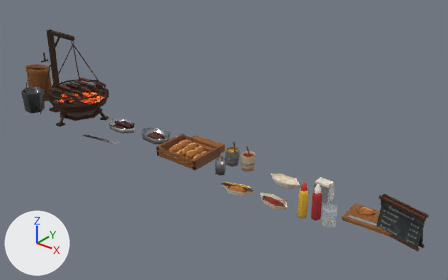
An edit to the glTF model site/public/models/prop_wurst_counter.lite.glb, drawn before and after from the same camera.
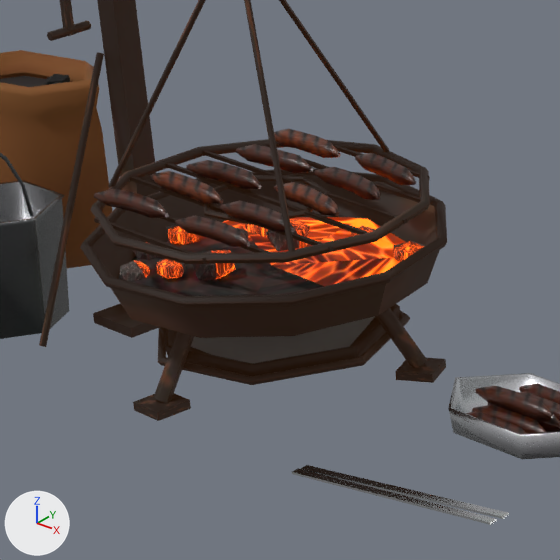
The first picture shows the older version from a 50 mm lens placed at (2.71, -2.74, 1.93), pointed at (0.41, 0.13, 0.15). The close-ups show the older and then the newer version on the part from 7% to 29% of the width and 20% to 54% of the height of that picture. Only the edits that show in the close-ups are written down. The axes (+X, +Y, +Z) are drawn at lower left. The lights are the same throughout. Where no turn or scale is listed for an object, it has been applied to the vertices. Vertices at exactly the same position are counted once.

The older version as bpy lines, for what is in view:
```python
me_act_grill_mesh = bpy.data.meshes.new('act_grill_mesh')
me_act_grill_mesh.from_pydata(...)  # 399 vertices, 684 faces; spans x -0.276..0.276, y -0.233..0.233, z -0.321..0.321
# faces by material slot: [678, 6]
me_act_grill_mesh.materials.append(mat_grill_iron)
me_act_grill_mesh.materials.append(mat_vendor_atlas)
me_act_sausage_4_mesh = bpy.data.meshes.new('act_sausage_4_mesh')
me_act_sausage_4_mesh.from_pydata(...)  # 32 vertices, 60 faces; spans x -0.0646..0.0663, y -0.0178..0.014, z -0.0119..0.0119
me_act_sausage_4_mesh.materials.append(mat_vendor_atlas)
me_coals_mesh = bpy.data.meshes.new('coals_mesh')
me_coals_mesh.from_pydata(...)  # 160 vertices, 268 faces; spans x -0.99..0.99, y -1.0..1.0, z -0.15..0.15
me_coals_mesh.materials.append(mat_coal_glow)
ob_act_grill_mesh = bpy.data.objects.new('act_grill_mesh', me_act_grill_mesh)
ob_act_grill_mesh.location = (-0.941, 0.0, 0.319)
ob_act_sausage_4_mesh = bpy.data.objects.new('act_sausage_4_mesh', me_act_sausage_4_mesh)
ob_act_sausage_4_mesh.location = (-0.97, 0.002, 0.246)
ob_coals_mesh = bpy.data.objects.new('coals_mesh', me_coals_mesh)
ob_coals_mesh.parent = ob_coals
ob_coals_mesh.location = (0.00631, 0.0, 0.0723)
ob_coals_mesh.scale = (0.194, 0.194, 0.194)
# also in view: 'act_sausage_6_mesh' at (-0.97, 0.08, 0.25); 'act_sausage_2_mesh' at (-0.97, -0.06, 0.25); 'act_sausage_9_mesh' at (-0.83, 0.14, 0.25); 'act_grill_swing_mesh' at (-0.9, 0.0, 0.4); 'act_sausage_0_mesh' at (-0.98, -0.14, 0.25)
```
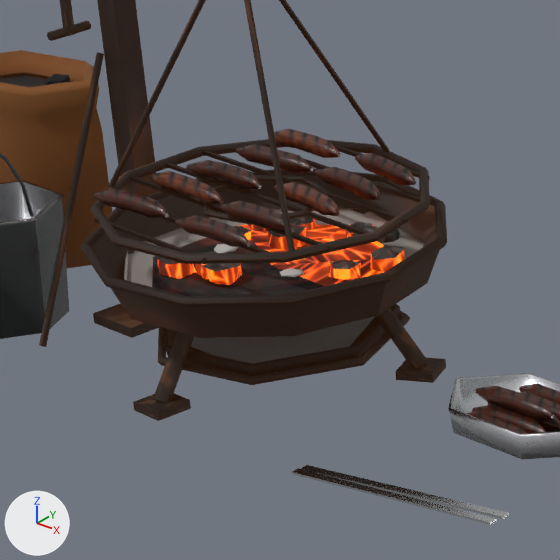
Location of each change, (x1, y1, x2, y2) in pixels of the close-ups (560 x 560 px; the box of a moved part takes in the faces that stretch with it):
'coals_mesh', reshaped, moved, rescaled (10% taller): before (119, 217, 425, 296); after (124, 209, 425, 296)
part 1 of me_act_grill_mesh, surface changed: (102, 117, 158, 330) in both
part 2 of me_coals_mesh, moved or reshaped: before (130, 217, 405, 289); after (152, 225, 384, 289)
part 3 of me_coals_mesh, moved or reshaped: before (238, 228, 248, 239); after (234, 226, 251, 240)
part 4 of me_coals_mesh, moved or reshaped: before (133, 242, 158, 260); after (248, 224, 268, 231)
part 5 of me_coals_mesh, moved or reshaped (mostly hidden before): before (244, 224, 257, 234); after (267, 225, 306, 250)
part 6 of me_coals_mesh, moved or reshaped: before (156, 258, 185, 279); after (195, 251, 217, 279)
part 7 of me_coals_mesh, moved or reshaped: before (266, 219, 310, 251); after (345, 221, 373, 238)
part 8 of me_coals_mesh, moved or reshaped (mostly hidden afterwards): before (192, 250, 236, 281); after (347, 225, 378, 237)
part 9 of me_coals_mesh, moved or reshaped: before (393, 241, 425, 261); after (290, 216, 316, 231)
part 10 of me_coals_mesh, moved or reshaped (not visible afterwards): before (119, 260, 150, 281)
part 11 of me_coals_mesh, moved or reshaped: before (351, 226, 376, 237); after (329, 259, 361, 280)
part 12 of me_coals_mesh, moved or reshaped (mostly hidden before): before (255, 226, 268, 237); after (156, 257, 196, 279)
part 13 of me_coals_mesh, moved or reshaped: before (166, 225, 200, 245); after (201, 263, 242, 285)
part 14 of me_coals_mesh, added: after (124, 209, 425, 287)
part 15 of me_coals_mesh, added: after (371, 229, 405, 272)
part 16 of me_coals_mesh, added: after (280, 268, 304, 277)
part 17 of me_coals_mesh, added: after (213, 244, 238, 253)

What changed in the scene script:
```text
Change me_act_grill_mesh:
    where me_act_grill_mesh.from_pydata(...)  # 399 vertices, 684 faces; spans x -0.276..0.276, y -0.233..0.233, z -0.321..0.321
    me_act_grill_mesh part 1: 34 kept faces spanning x -0.261..0.049, y -0.07..0.07, z -0.319..0.321 get new texture (UV) coordinates
Change me_coals_mesh:
    used by ob_coals_mesh; parent = ob_coals; location = (0.00631, 0.0, 0.0723); scale = (0.194, 0.194, 0.194)
    remove me_coals_mesh.from_pydata(...)  # 160 vertices, 268 faces; spans x -0.99..0.99, y -1.0..1.0, z -0.15..0.15
    add me_coals_mesh.from_pydata(...)  # 236 vertices, 390 faces; spans x -0.97..0.97, y -1.0..1.0, z -0.16..0.16
    me_coals_mesh part 2: the loose piece of 16 vertices spanning x -0.96..0.99, y -1.0..1.0, z -0.11..-0.03 is scaled about its middle by 0.974, then moved by (-0.02, 0.0, -0.01)
    me_coals_mesh part 3: the loose piece of 12 vertices spanning x -0.72..-0.53, y 0.08..0.27, z -0.11..0.04 is turned -165.7 degrees about the z axis through its middle and scaled by 1.05, then moved by (0.01, 0.01, -0.02)
    me_coals_mesh part 4: the loose piece of 12 vertices spanning x -0.95..-0.77, y -0.46..-0.3, z -0.11..0.05 is turned 19.7 degrees about the z axis through its middle and scaled by 1.11, then moved by (0.2, 0.81, -0.03)
    me_coals_mesh part 5: the loose piece of 12 vertices spanning x -0.77..-0.52, y 0.31..0.59, z -0.15..0.06 is turned 111.5 degrees about the z axis through its middle and scaled by 0.932, then moved by (0.38, -0.15, 0.04)
    me_coals_mesh part 6: the loose piece of 12 vertices spanning x -0.52..-0.32, y -0.64..-0.42, z -0.06..0.09 is turned -74.8 degrees about the z axis through its middle and scaled by 1.26, then moved by (0.22, 0.18, 0.01)
    me_coals_mesh part 7: the loose piece of 12 vertices spanning x -0.4..-0.12, y 0.18..0.48, z -0.11..0.13 is turned 30.9 degrees about the z axis through its middle and scaled by 0.72, then moved by (0.23, 0.39, -0.06)
    me_coals_mesh part 8: the loose piece of 12 vertices spanning x -0.31..-0.05, y -0.5..-0.2, z -0.07..0.15 is turned 54.8 degrees about the z axis through its middle and scaled by 0.8, then moved by (0.19, 1.07, -0.1)
    me_coals_mesh part 9: the loose piece of 12 vertices spanning x 0.4..0.66, y 0.59..0.84, z -0.14..0.06 is turned -48.7 degrees about the z axis through its middle and scaled by 0.934, then moved by (-1.01, -0.13, -0.02)
    me_coals_mesh part 10: the loose piece of 12 vertices spanning x -0.75..-0.55, y -0.77..-0.52, z -0.14..0.05 is turned 48.8 degrees about the z axis through its middle and scaled by 0.994, then moved by (1.44, 0.64, 0.01)
    me_coals_mesh part 11: the loose piece of 12 vertices spanning x -0.07..0.13, y 0.63..0.84, z -0.12..0.04 is turned -89.1 degrees about the z axis through its middle and scaled by 0.919, then moved by (0.45, -0.56, 0.04)
    me_coals_mesh part 12: the loose piece of 12 vertices spanning x -0.69..-0.44, y 0.31..0.58, z -0.12..0.08 is turned -124 degrees about the z axis through its middle and scaled by 0.912, then moved by (0.11, -0.88, 0.01)
    me_coals_mesh part 13: the loose piece of 12 vertices spanning x -0.99..-0.77, y -0.16..0.05, z -0.1..0.06 is turned -46.6 degrees about the z axis through its middle and scaled by 1.19, then moved by (0.78, -0.3, 0.02)
    me_coals_mesh part 14: a new loose piece of 28 vertices spanning x -0.97..0.97, y -1.0..1.0, z -0.07..-0.01, in mat_vendor_atlas
    me_coals_mesh part 15: 24 vertices added at x 0.06..0.63, y 0.35..0.89, z -0.11..0.09
    me_coals_mesh part 16: 12 vertices added at x 0.38..0.53, y -0.3..-0.17, z 0.09..0.12
    me_coals_mesh part 17: 12 vertices added at x -0.22..-0.07, y -0.36..-0.2, z 0.12..0.16
    other edits to the shape of me_coals_mesh do not show in these pictures
    add me_coals_mesh.materials.append(mat_vendor_atlas)
Change ob_coals_mesh:
    ob_coals_mesh.location: (0.00631, 0.0, 0.0723) -> (0.0101, 0.0, 0.0754)
    ob_coals_mesh.scale: (0.194, 0.194, 0.194) -> (0.199, 0.199, 0.199)
```
